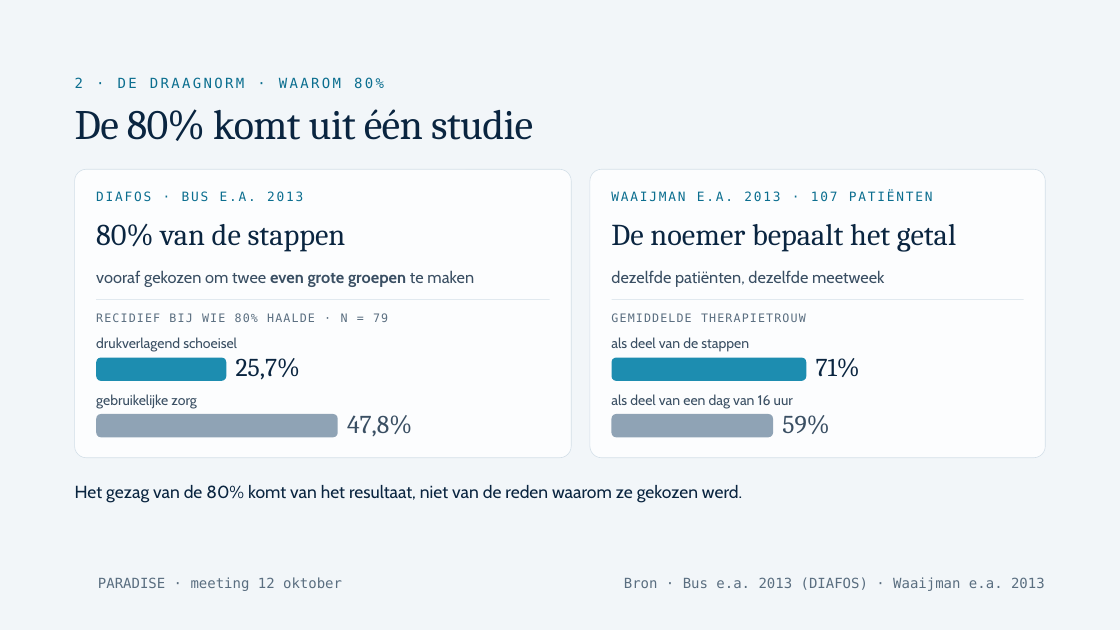
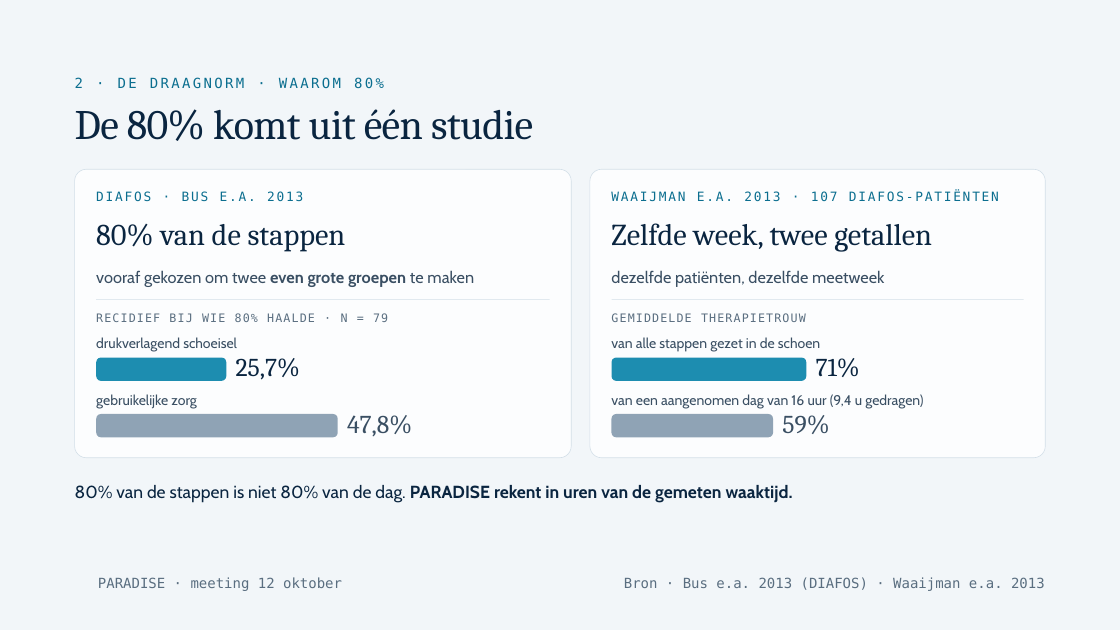
Before and after one commit to Dellfs/paradise-project, a slide deck: slide 10 of PARADISE_presentatie/webdecks/PARADISE_voetklinieken_12okt.pptx. Drawn at 1120x630 pixels with LibreOffice and Linux fonts; fonts in the diff are those of the drawing; background and template pictures are left out. Boxes give left, top, right and bottom in pixels: in the first picture for what was removed or moved away, otherwise in the second. Text is boxed around its words. In the diff, an @@ line names an element or a change of style, - is before the commit and + after.

```diff
--- a/PARADISE_presentatie/webdecks/PARADISE_voetklinieken_12okt.pptx
+++ b/PARADISE_presentatie/webdecks/PARADISE_voetklinieken_12okt.pptx
@@ text at [611,190,999,201]: text changed @@
-WAAIJMAN E.A. 2013 · 107 PATIËNTEN
+WAAIJMAN E.A. 2013 · 107 DIAFOS-PATIËNTEN
@@ text at [611,223,932,252]: text changed @@
-De noemer bepaalt het getal
+Zelfde week, twee getallen
@@ text at [611,337,820,352]: text changed @@
-als deel van de stappen
+van alle stappen gezet in de schoen
@@ text at [611,394,923,409]: text changed @@
-als deel van een dag van 16 uur
+van een aangenomen dag van 16 uur (9,4 u gedragen)
@@ text at [75,485,793,503]: text changed; bold on @@
-Het gezag van de 80% komt van het resultaat, niet van de reden waarom ze gekozen werd.
+80% van de stappen is niet 80% van de dag. PARADISE rekent in uren van de gemeten waaktijd.
```
Also in this commit, not shown: 7 other slides changed.
